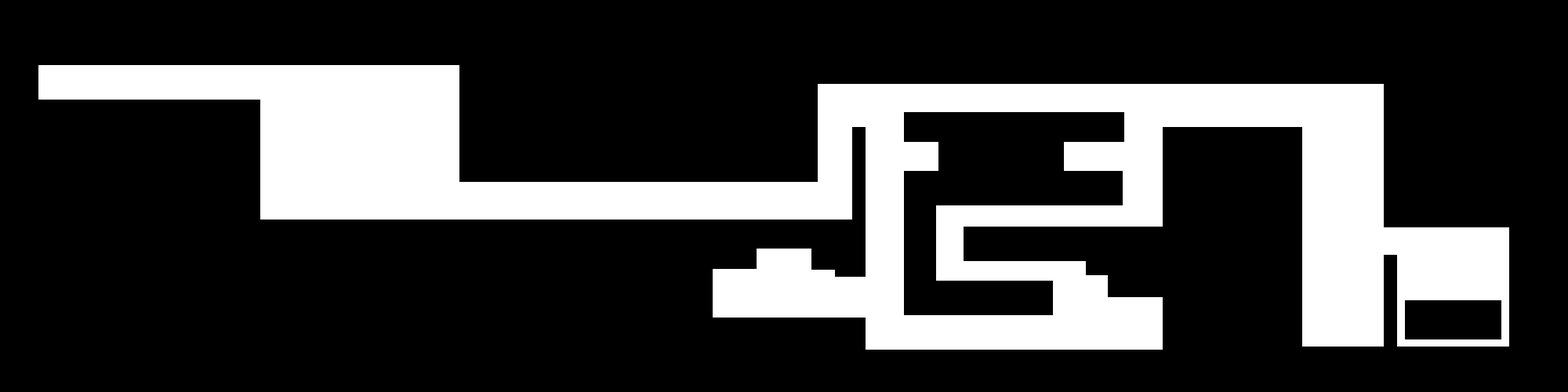
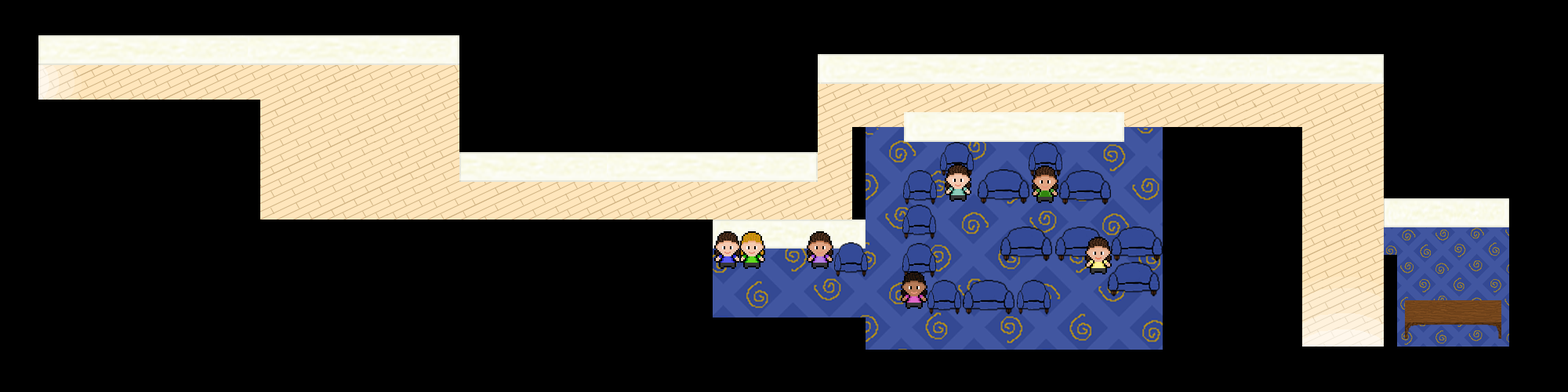
Layer changes from the first 1568×392 image to the second:
showed "trainers" over [714,163,1112,309]
showed "furniture", painted on it over [834,141,1502,339]
showed "Walls" over [38,35,1510,249]
showed "Main Entrance Light" over [1302,276,1384,347]
showed "Side Entrance Light" over [38,65,82,100]
showed "Floor" over [38,65,1510,350]
painted on "MASK" over [963,226,1000,262]
